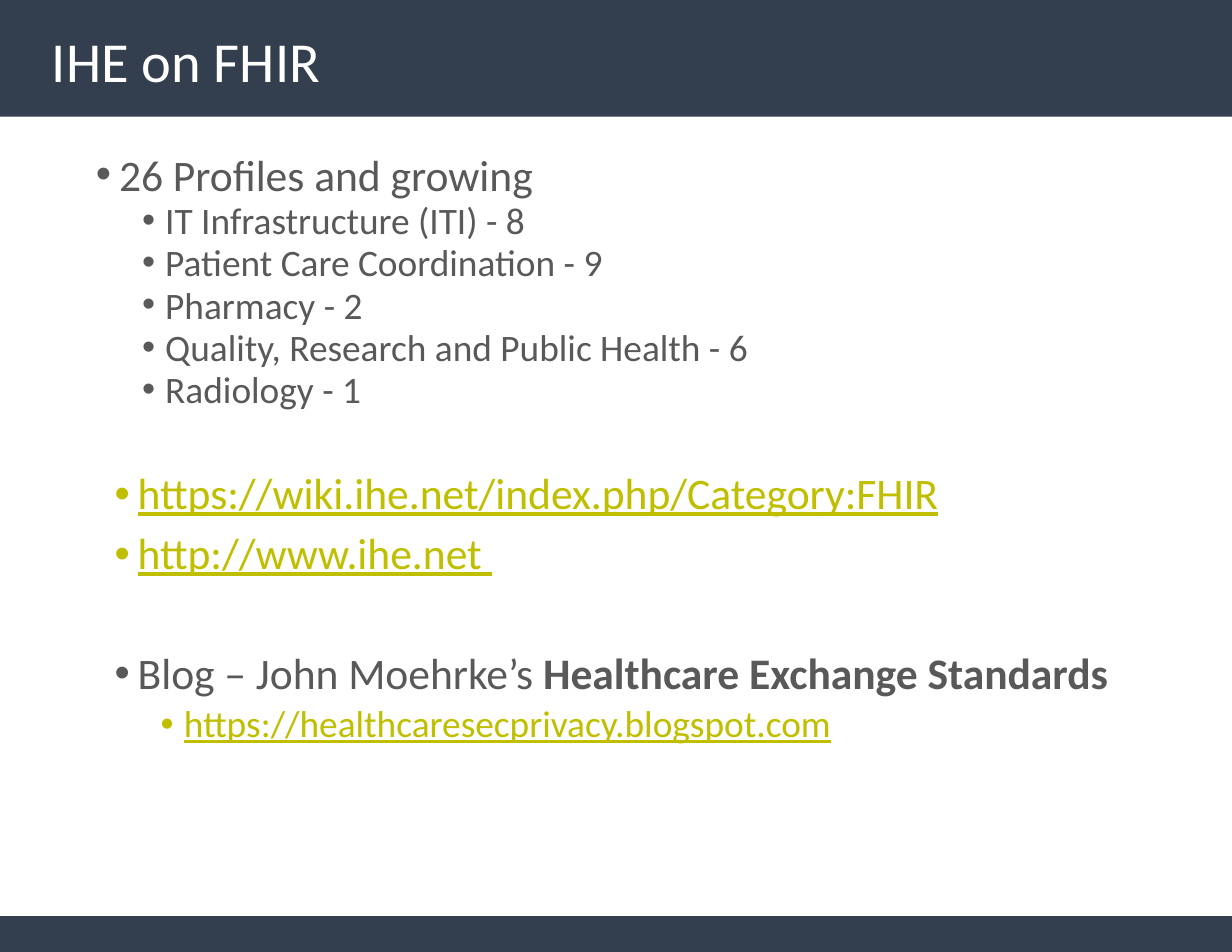
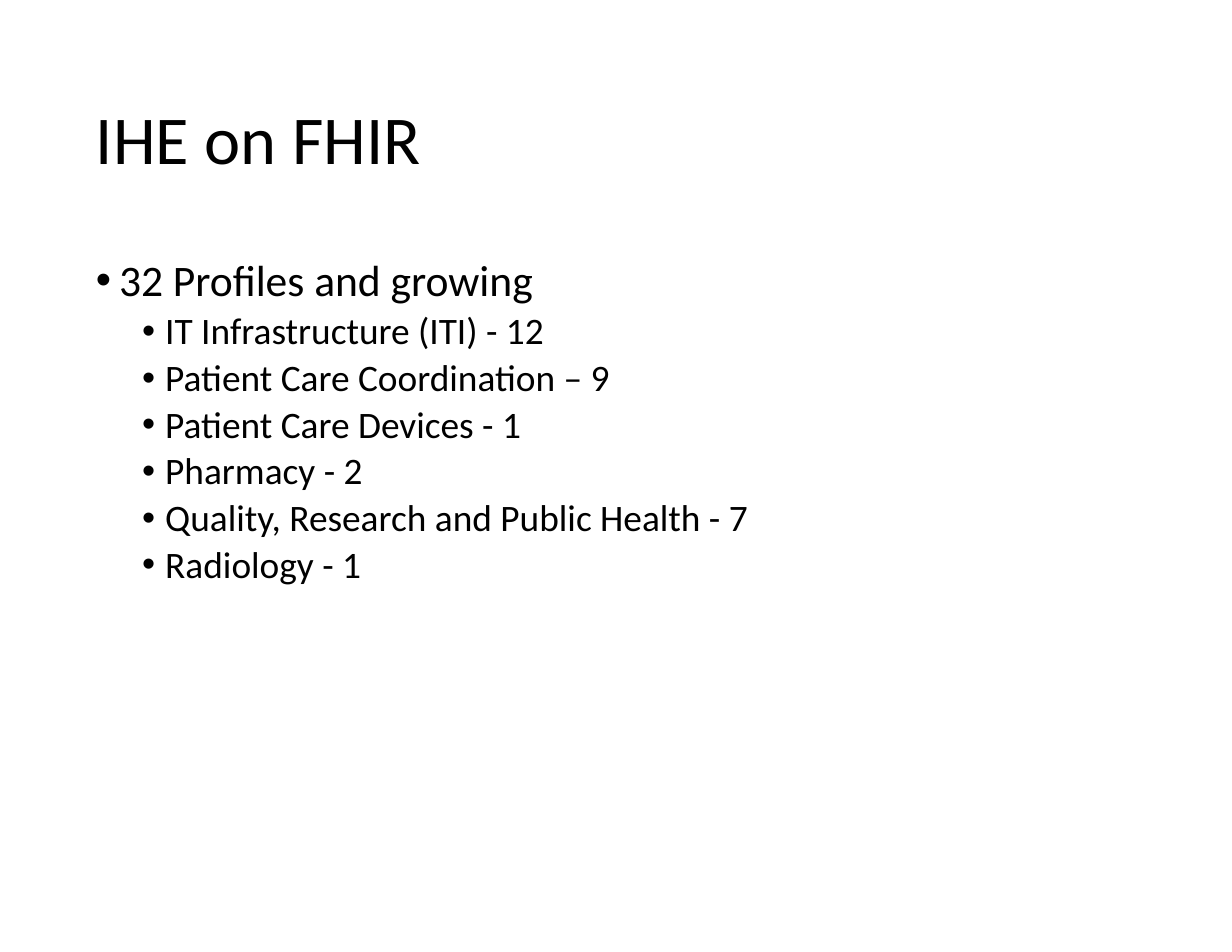
Before and after one commit to IHE/IT-Infrastructure, a slide deck: slide 15 of Presentations/IHE-FHIR-Brief.pptx (slide 14 before the commit). Drawn at 1232x952 pixels with LibreOffice and Linux fonts; fonts in the diff are those of the drawing. Boxes give left, top, right and bottom in pixels: in the first picture for what was removed or moved away, otherwise in the second. Text is boxed around its words. In the diff, an @@ line names an element or a change of style, - is before the commit and + after.

Commit message:
Updated IHE-FHIR-Brief and XDSonFHIR

```diff
--- a/Presentations/IHE-FHIR-Brief.pptx
+++ b/Presentations/IHE-FHIR-Brief.pptx
@@ rectangle removed at [0,0,1232,116] @@
@@ title "IHE on FHIR": place and size @@
-title "IHE on FHIR" at [52,45,320,83]
+title "IHE on FHIR" at [96,120,420,165]
@@ title "IHE on FHIR" at [96,120,420,165]: size 36.3 to 44 pt, text colour #FFFFFF to #000000 @@
@@ text "32 Profiles and growing": place and size @@
-text "32 Profiles and growing" at [119,160,748,410]
+text "32 Profiles and growing" at [119,265,748,585]
@@ text at [119,265,610,439]: text changed; text colour #595959 to #000000 @@
-• 26 Profiles and growing
-  • IT Infrastructure (ITI) - 8
-  • Patient Care Coordination - 9
+• 32 Profiles and growing
+  • IT Infrastructure (ITI) - 12
+  • Patient Care Coordination – 9
+  • Patient Care Devices - 1
@@ text removed at [138,478,1108,744] @@
-• https://wiki.ihe.net/index.php/Category:FHIR
-• http://www.ihe.net
-• Blog – John Moehrke’s Healthcare Exchange Standards
-  • https://healthcaresecprivacy.blogspot.com
@@ text at [165,458,363,585]: text colour #595959 to #000000 in "Pharmacy - 2", "Radiology - 1"; line spacing 0.8 to 0.9 @@
@@ text at [165,505,748,537]: text changed; text colour #595959 to #000000 @@
-  • Quality, Research and Public Health - 6
+  • Quality, Research and Public Health - 7
@@ rectangle removed at [0,916,1232,952] @@
```
Also in this commit, not shown: 13 other slides changed, 2 slides added, 1 slide removed.
